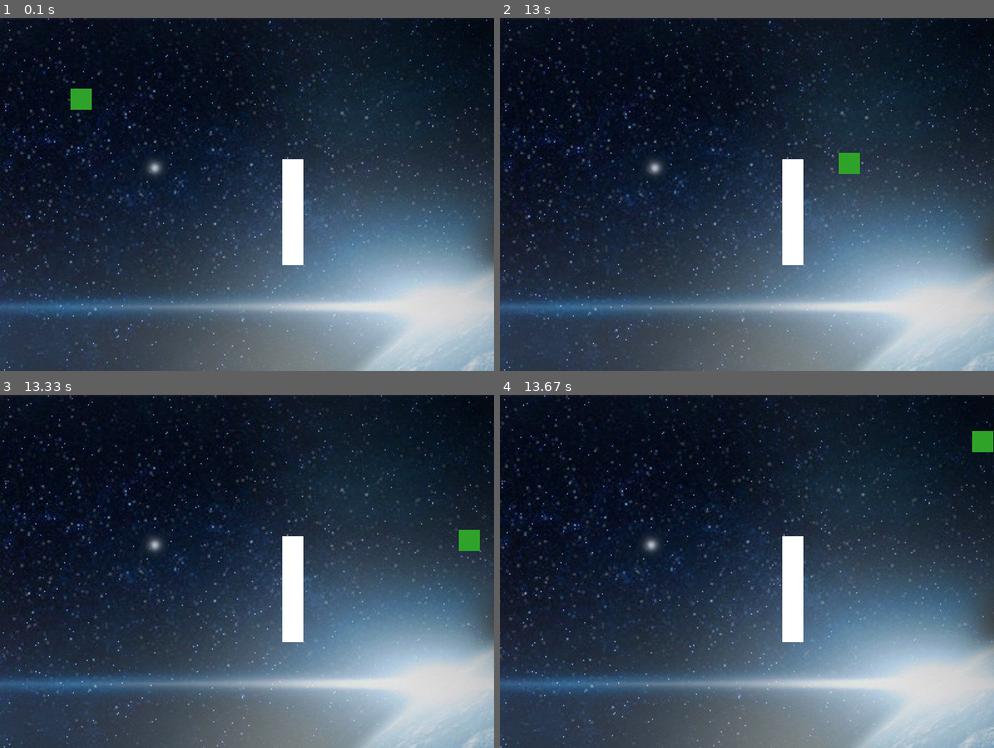
Above: before the commit, frames 1-4 (two rows, left to right).
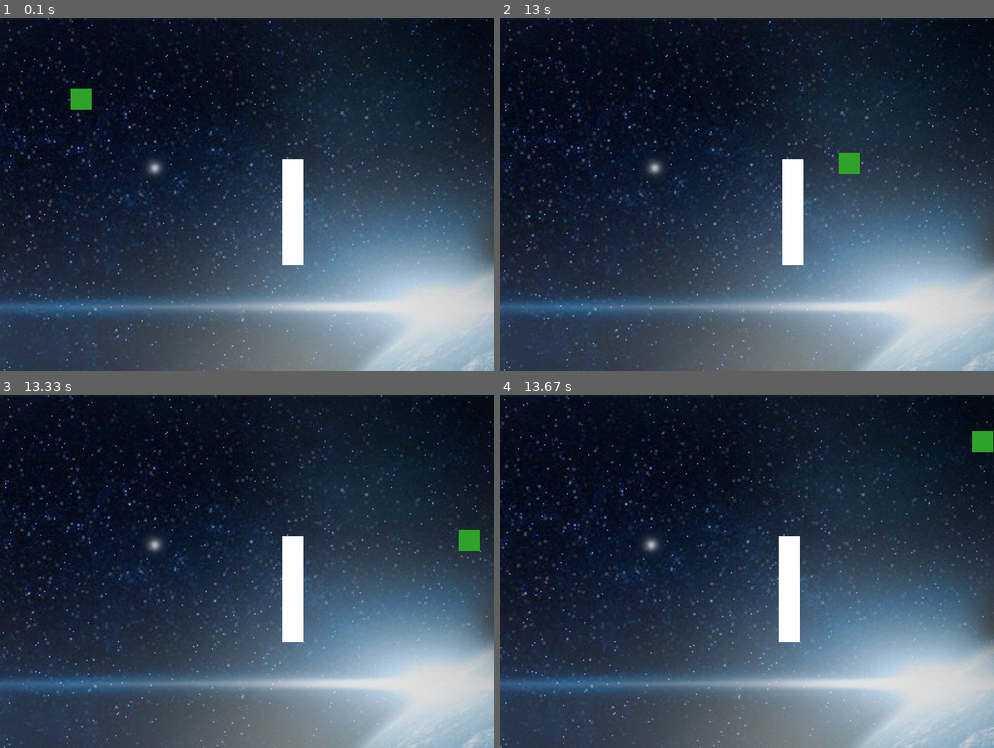
Above: after the commit, the same moments.

Repository: Alcogu/Juego-Pygame
Game: pygame game, started from pruebas.py
Two runs of this game, one before a commit and one after it. Both use one fixed random seed, a clock stepped at 60 frames per second and the inputs below.
Inputs:
- Up to frame 1 (0.1 s): no input
- Up to frame 2 (13 s): hold Left 0.33-0.87 s; hold Down 0.9-1.2 s; hold Up 1.67-2.03 s; hold Right 2.07-2.7 s; hold Down 2.73-3.1 s; hold Left 3.13-3.6 s; hold Right 3.63-4.1 s; hold Up 4.13-4.43 s; hold Right 4.47-4.93 s; hold Left 4.97-5.5 s; hold Down 5.53-5.83 s; hold Left 5.87-6.27 s; hold Up 6.3-6.67 s; hold Right 6.7-7.33 s; hold Down 7.37-7.73 s; hold Left 7.77-8.23 s; hold Right 8.27-8.73 s; hold Up 8.77-9.07 s; hold Right 9.1-9.57 s; hold Left 9.6-10.13 s; hold Down 10.17-10.47 s; hold Left 10.5-10.9 s; hold Up 10.93-11.3 s; hold Right 11.33-11.97 s; hold Down 12-12.37 s; hold Left 12.4-12.87 s; hold Right from 12.9 s (still down)
- Up to frame 3 (13.33 s): keep holding Right
- Up to frame 4 (13.67 s): release Right at 13.37 s; hold Up from 13.4 s (still down)

Frames 1-3 are identical in both runs. In frame 4, 0.4% of the frame differs, in the area x 56-62%, y 40-70%.

Commit message:
se agregan margenes mas amplias para la generacion de corazones y llaves

Diff:
--- a/constantes.py
+++ b/constantes.py
@@ -21,26 +21,26 @@
 #-------------------------------------------------------------------------
 #Posiciones aleatorias para los modificadores de vida
 
-posRandomX = (random.randint(0, 600))
-posRandomY = (random.randint(0, 400))
+posRandomX = (random.randint(90, 600))
+posRandomY = (random.randint(90, 400))
 
-posRandomX1 = (random.randint(0, 1920))
-posRandomY1 = (random.randint(0, 1281))
+posRandomX1 = (random.randint(90, 1920))
+posRandomY1 = (random.randint(90, 1281))
 
-posRandomX2 = (random.randint(0, 1920))
-posRandomY2 = (random.randint(0, 1281))
+posRandomX2 = (random.randint(90, 1920))
+posRandomY2 = (random.randint(90, 1281))
 
-posRandomX3 = (random.randint(0, 1920))
-posRandomY3 = (random.randint(0, 1281))
+posRandomX3 = (random.randint(90, 1920))
+posRandomY3 = (random.randint(90, 1281))
 
 #-------------------------------------------------------------------------
 #Posiciones aleatorias para los modificadores de Llave
 
-posLlaveX = (random.randint(0, 600))
-posLlaveY = (random.randint(0, 400))
+posLlaveX = (random.randint(90, 600))
+posLlaveY = (random.randint(90, 400))
 
-posLlaveX1 = (random.randint(0, 1920))
-posLlaveY1 = (random.randint(0, 1281))
+posLlaveX1 = (random.randint(90, 1920))
+posLlaveY1 = (random.randint(90, 1281))
 
-posLlaveX2 = (random.randint(0, 1920))
-posLlaveY2 = (random.randint(0, 1281))
+posLlaveX2 = (random.randint(90, 1920))
+posLlaveY2 = (random.randint(90, 1281))
--- a/fondo.py
+++ b/fondo.py
@@ -38,7 +38,7 @@
         self.f_limy_positivo = self.f_alto - alto
 
         #Limites para avanzar o retroceder
-        self.lim_d = ancho -1
-        self.lim_a = alto - 1
-        self.lim_up = 21
-        self.lim_iz = 1
+        self.lim_d = ancho - 50
+        self.lim_a = alto - 50
+        self.lim_up = 50
+        self.lim_iz = 50
--- a/main.py
+++ b/main.py
@@ -58,7 +58,7 @@
     fondos.add(f)
 
     musicaFondo = pygame.mixer.Sound('sounds/El pueblo.wav')
-    musicaFondo.play()
+    musicaFondo.play(0, -1)
 
     #Modificador Corazones
     ls_modificadores = ([posRandomX, posRandomY], [posRandomX1, posRandomY1],
@@ -79,7 +79,7 @@
         llaves.add(mll)
 
     #Generador
-    ls_gen = [(350, 90), (500, 200), (100, 200),
+    ls_gen = [(350, 130), (500, 200), (100, 200),
     #(350, 1100), (1600, 75), (1600, 1100)
     ]
     con = 0
@@ -181,19 +181,19 @@
                 if event.key == pygame.K_SPACE and p.orientacion == 1:
                     fle = Flecha(p.rect.midtop, mi, 2, despmfl = 3)
                     flechas.add(fle)
-                    fle.vely = -3
+                    fle.vely = -5
                 if event.key == pygame.K_SPACE and p.orientacion == 2:
                     fle = Flecha(p.rect.midbottom, mi, 0, despmfl = 3)
                     flechas.add(fle)
-                    fle.vely = 3
+                    fle.vely = 5
                 if event.key == pygame.K_SPACE and p.orientacion == 3:
                     fle = Flecha(p.rect.midleft, mi, 1, despmfl = 3)
                     flechas.add(fle)
-                    fle.velx = -3
+                    fle.velx = -5
                 if event.key == pygame.K_SPACE and p.orientacion == 4:
                     fle = Flecha(p.rect.midright, mi, 3, despmfl = 3)
                     flechas.add(fle)
-                    fle.velx = 3
+                    fle.velx = 5
 
                     fle.enemigos = enemigos
                     fle.orcos = orcos
--- a/personaje.py
+++ b/personaje.py
@@ -17,8 +17,8 @@
         self.image = self.mp[self.dir][self.col]
         self.rect = self.image.get_rect()
 
-        self.rect.x = 20
-        self.rect.y = 20
+        self.rect.x = 70
+        self.rect.y = 70
         self.velx = 0
         self.vely = 0
         self.salud = 5
--- a/pruebas.py
+++ b/pruebas.py
@@ -153,6 +153,27 @@
                     j.velx = -10
                     j.vely = 0
 
+        #Movimiento en mapa hacia arriba
+        if j.rect.top < lim_up:
+            j.rect.top = lim_up
+            f_vyup = 5
+        else:
+            f_vyup = 0
+
+        #Movimiento en mapa hacia abajo
+        if j.rect.bottom > lim_a:
+            j.rect.bottom = lim_a
+            f_vy = -5
+        else:
+            f_vy = 0
+
+        #Movimiento en mapa hacia izquierda
+        if j.rect.left < lim_iz:
+            j.rect.left = lim_iz
+            f_vxleft = 5
+        else:
+            f_vxleft = 0
+
         #Movimiento en mapa hacia la derecha
         if j.rect.right > lim_d:
             j.rect.right = lim_d
@@ -160,30 +181,9 @@
         else:
             f_vx = 0
 
-        #Movimiento en mapa hacia abajo
-        if j.rect.bottom > lim_a:
-            j.rect.bottom = lim_a
-            f_vy = -5
-        else:
-            f_vy = 0
-
-        #Movimiento en mapa hacia izquierda
-        if j.rect.left < lim_iz:
-            j.rect.left = lim_iz
-            f_vxleft = 5
-        else:
-            f_vxleft = 0
-
-        #Movimiento en mapa hacia arriba
-        if j.rect.top < lim_up:
-            j.rect.top = lim_up
-            f_vyup = 5
-        else:
-            f_vyup = 0
-
-        """for b in bloques:
-            b.velx = 0
-            b.vely = 0"""
+        for b in bloques:
+            b.velx = f_vx
+            b.vely = f_vy
 
         jugadores.update()
         bloques.update()
